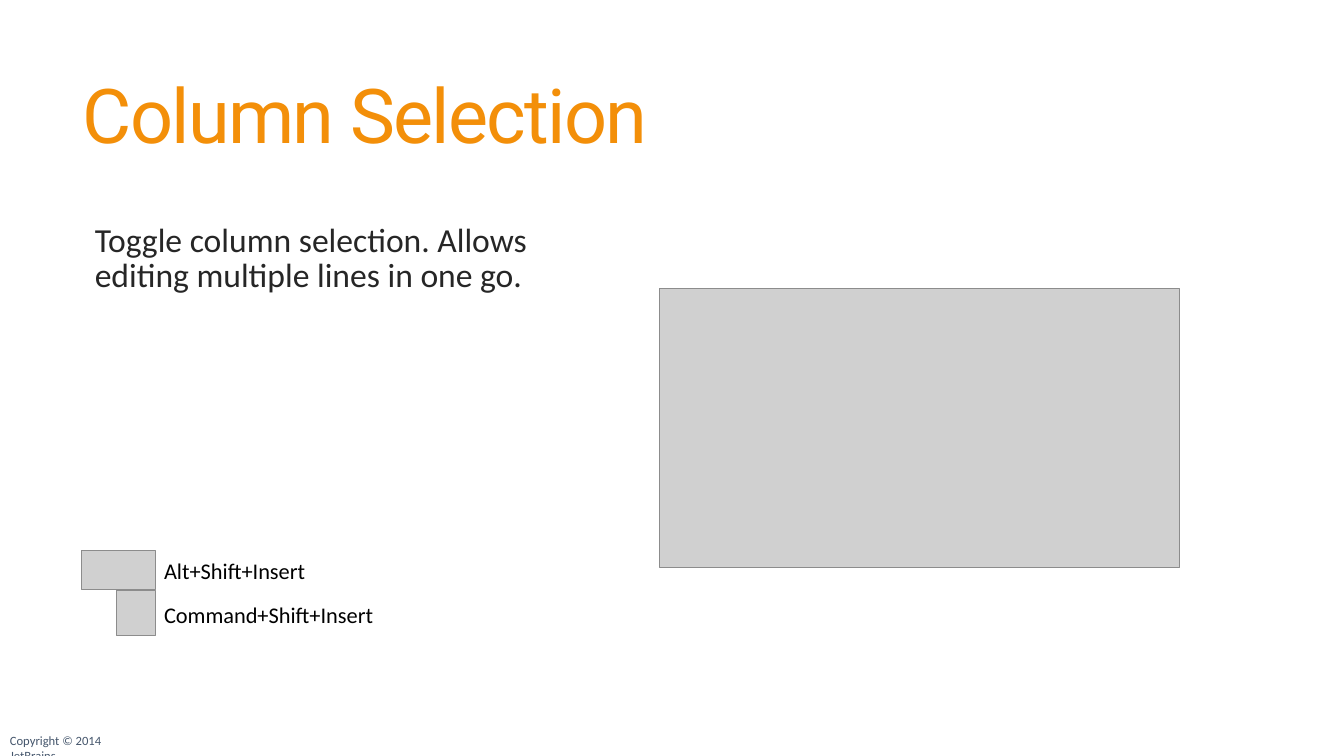
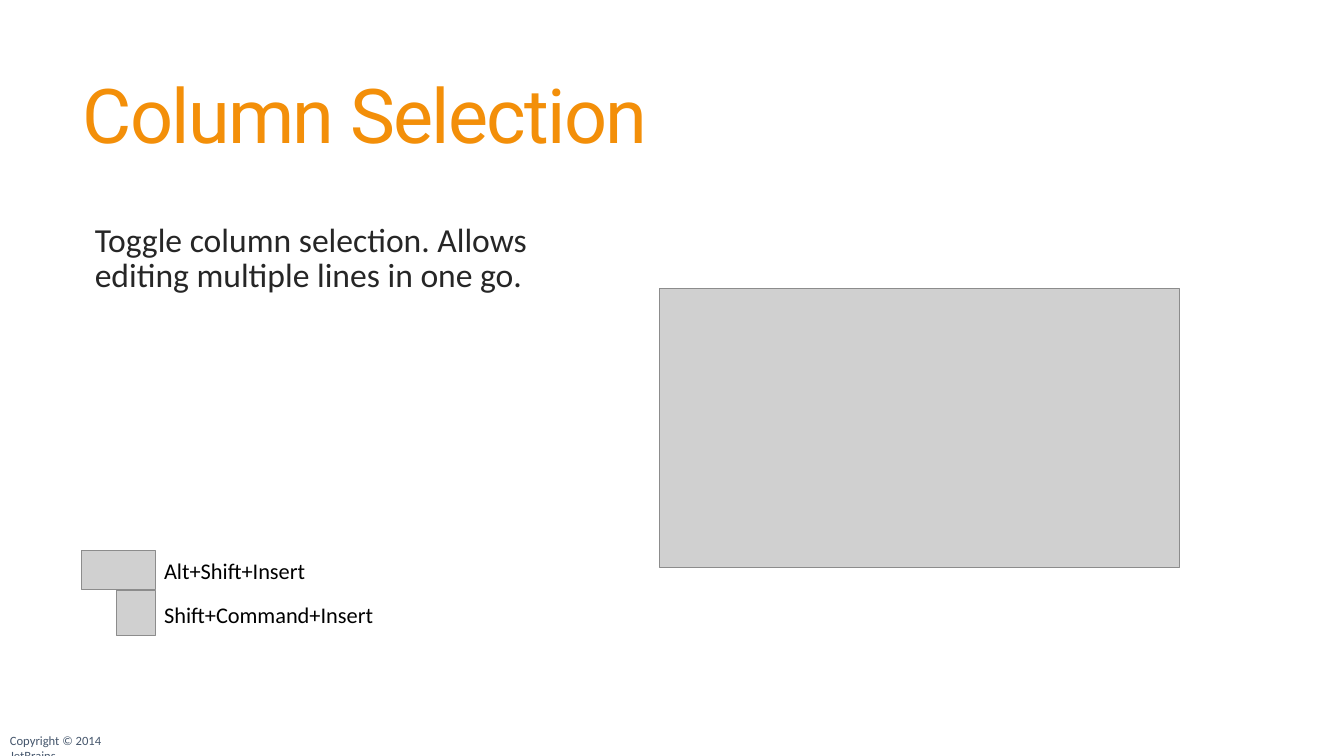
Before and after one commit to JetBrains/phpstorm-workshop, a slide deck: slide 37 of PhpStorm Workshop.pptx. Drawn at 1344x756 pixels with LibreOffice and Linux fonts; fonts in the diff are those of the drawing; grey boxes stand for pictures; background and template pictures are left out. Boxes give left, top, right and bottom in pixels: in the first picture for what was removed or moved away, otherwise in the second. Text is boxed around its words. In the diff, an @@ line names an element or a change of style, - is before the commit and + after.

```diff
--- a/PhpStorm Workshop.pptx
+++ b/PhpStorm Workshop.pptx
@@ text at <box>164,607,373,623</box>: text changed @@
-Command+Shift+Insert
+Shift+Command+Insert
```
Also in this commit, not shown: 29 other slides changed, 1 other file.
